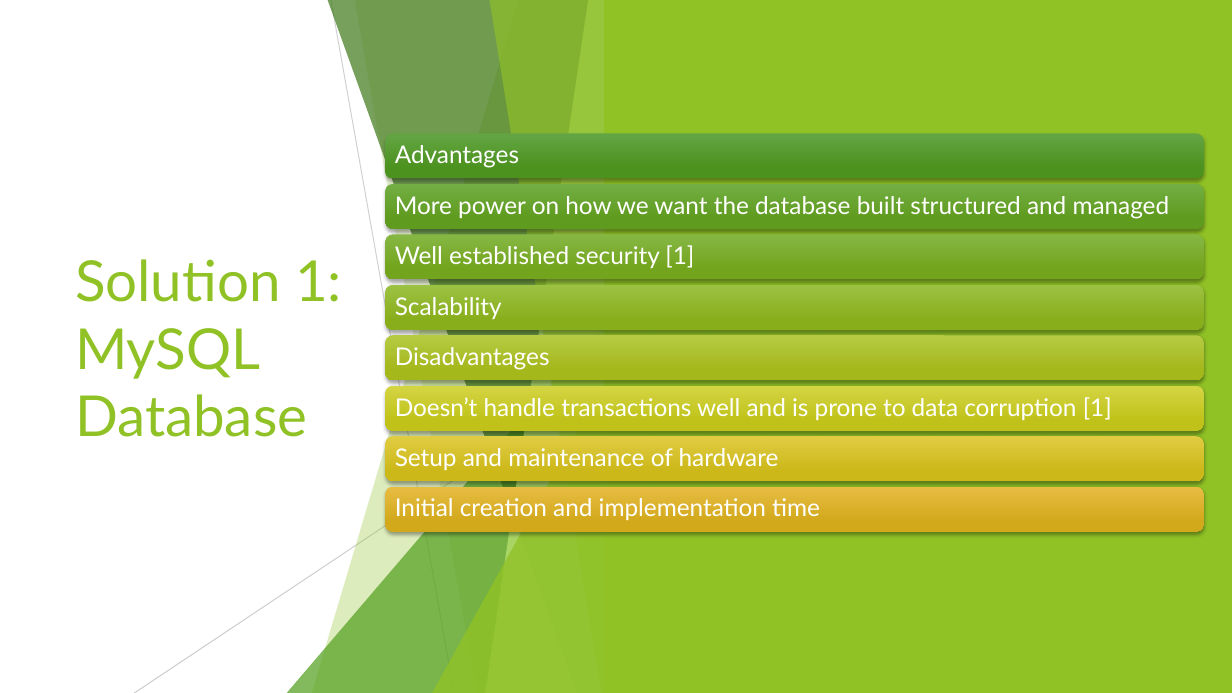
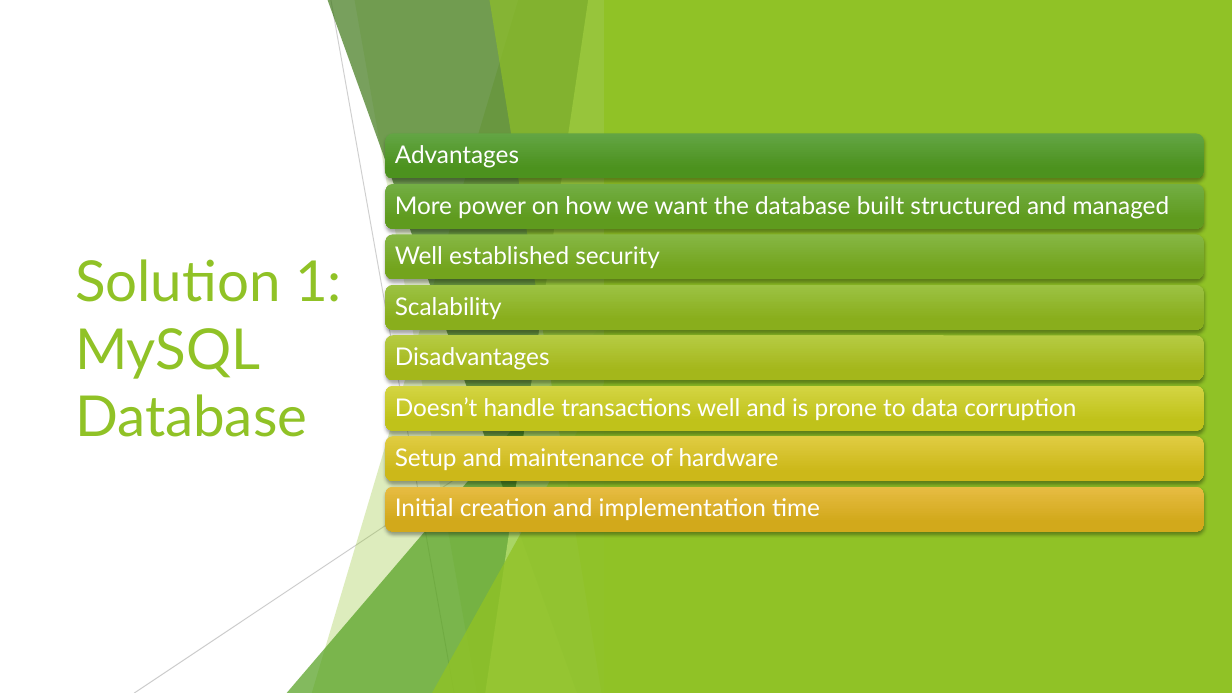
Before and after one commit to TDTRU/22SENG3210_BrendanTrevor_Doc, a slide deck: slide 4 of The Online Voting System Presentation.pptx. Drawn at 1232x693 pixels with LibreOffice and Linux fonts; fonts in the diff are those of the drawing. Boxes give left, top, right and bottom in pixels: in the first picture for what was removed or moved away, otherwise in the second. Text is boxed around its words. In the diff, an @@ line names an element or a change of style, - is before the commit and + after.

```diff
--- a/The Online Voting System Presentation.pptx
+++ b/The Online Voting System Presentation.pptx
@@ text at (x1=395, y1=246, x2=660, y2=268): text changed @@
-Well established security [1]
+Well established security
@@ text at (x1=395, y1=397, x2=1076, y2=420): text changed @@
-Doesn’t handle transactions well and is prone to data corruption [1]
+Doesn’t handle transactions well and is prone to data corruption
```
Also in this commit, not shown: 1 other slide changed, 9 slides added, 1 slide removed.
